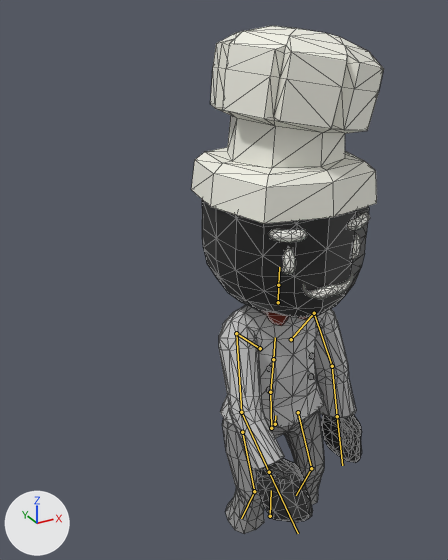
A saved change to the glTF model assets/models/Chef_Hat.gltf.
Camera for both pictures: a camera (50 mm lens) standing at (-2.22, -3.24, 3.84) and looking at (-0.44, -0.01, 2.22). The lights are fixed; the arrows at lower left show +X, +Y and +Z. The picture after the commit comes second. Both versions are drawn at frame 0 of the action 'SitDown'; the numbers are the values there. The bones that change, and the others that lie on the model, are drawn over the model as lines. Mesh edges are drawn as thin lines.

In view in the first picture: 'Body'.
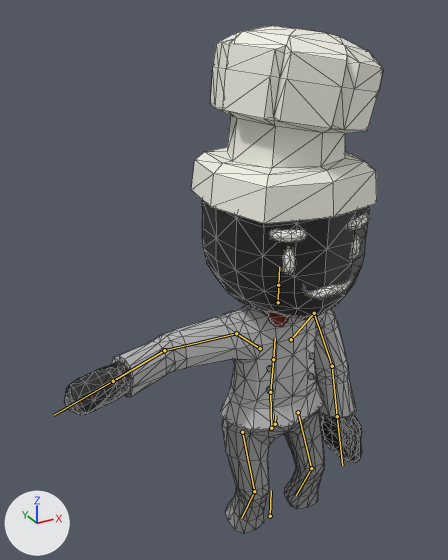
Edits to the bpy script that builds the scene:
```text
Change bone_upperarm_r:
    where bone_upperarm_r = bpy.data.objects['CharacterArmature'].pose.bones['UpperArm.R']  # child of 'Shoulder.R'
    bone_upperarm_r.rotation_quaternion: (0.748, -0.437, -0.207, 0.455) -> (1.0, 0.0, 0.0, 0.0)  # degrees (-58, 5, 60) -> degrees (0, 0, 0)
```

Where the change shows, as pixel boxes [x1, y1, x2, y2] in the pictures (448 x 560 px):
'Body', posed (65% wider): before [191, 26, 384, 534]; after [64, 26, 384, 534]
bone 'UpperArm.R', root to tip: before (236, 333) to (241, 412); after (236, 333) to (164, 350)
